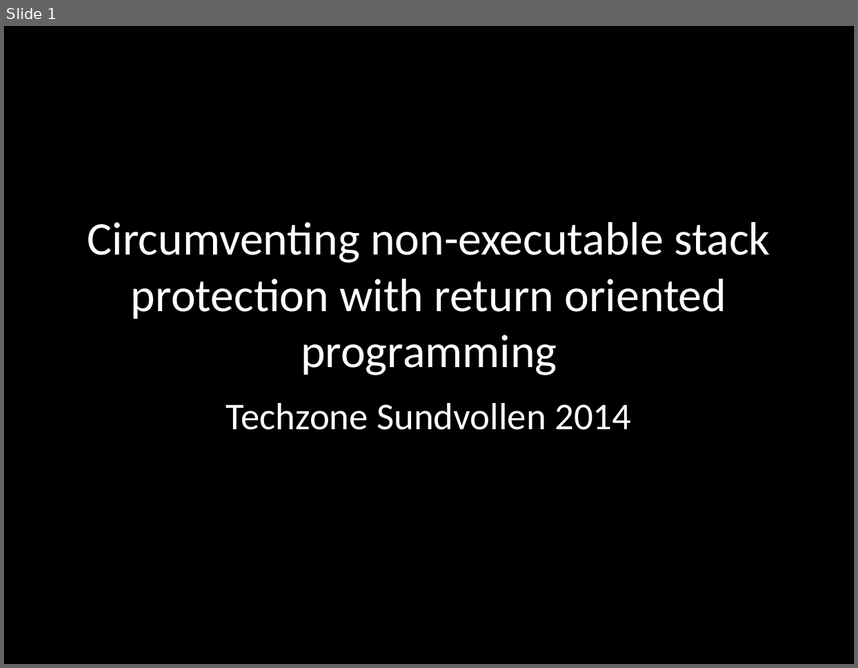
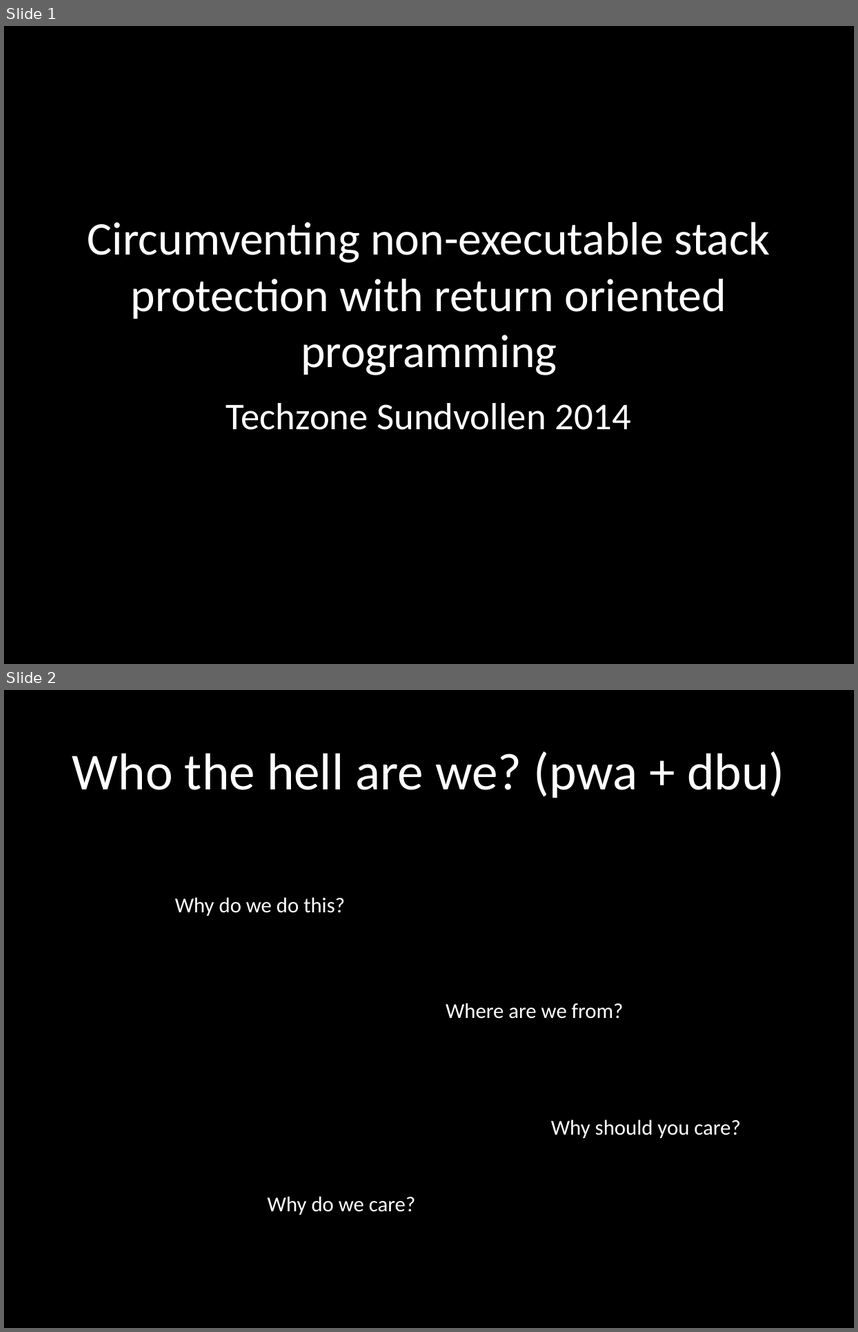
Before and after one commit to wuurrd/techzonepresentation, a slide deck: presentation.pptx. Shown one above the other, each under a label of ours: slide 1 before the commit, slides 1 and 2 after it. The pictures are 858x668 and 858x1332 pixels, drawn with LibreOffice and Linux fonts; fonts in the diff are those of the drawing. Boxes give left, top, right and bottom in pixels: in the first picture for what was removed or moved away, otherwise in the second. Text is boxed around its words. In the diff, an @@ line names an element or a change of style, - is before the commit and + after.

```diff
--- a/presentation.pptx
+++ b/presentation.pptx
@@ slide 2 added at (x1=4, y1=690, x2=854, y2=1328), background #000000 @@
@@ title added at (x1=72, y1=751, x2=784, y2=798), 44 pt, text #FFFFFF @@
+Who the hell are we? (pwa + dbu)
@@ text added at (x1=175, y1=897, x2=345, y2=916), 18 pt, text #FFFFFF @@
+Why do we do this?
@@ text added at (x1=446, y1=1003, x2=624, y2=1018), 18 pt, text #FFFFFF @@
+Where are we from?
@@ text added at (x1=551, y1=1119, x2=740, y2=1138), 18 pt, text #FFFFFF @@
+Why should you care?
@@ text added at (x1=268, y1=1196, x2=415, y2=1214), 18 pt, text #FFFFFF @@
+Why do we care?
```
Also in this commit, not shown: 10 slides changed, 7 other slides added, 18 slides removed.
